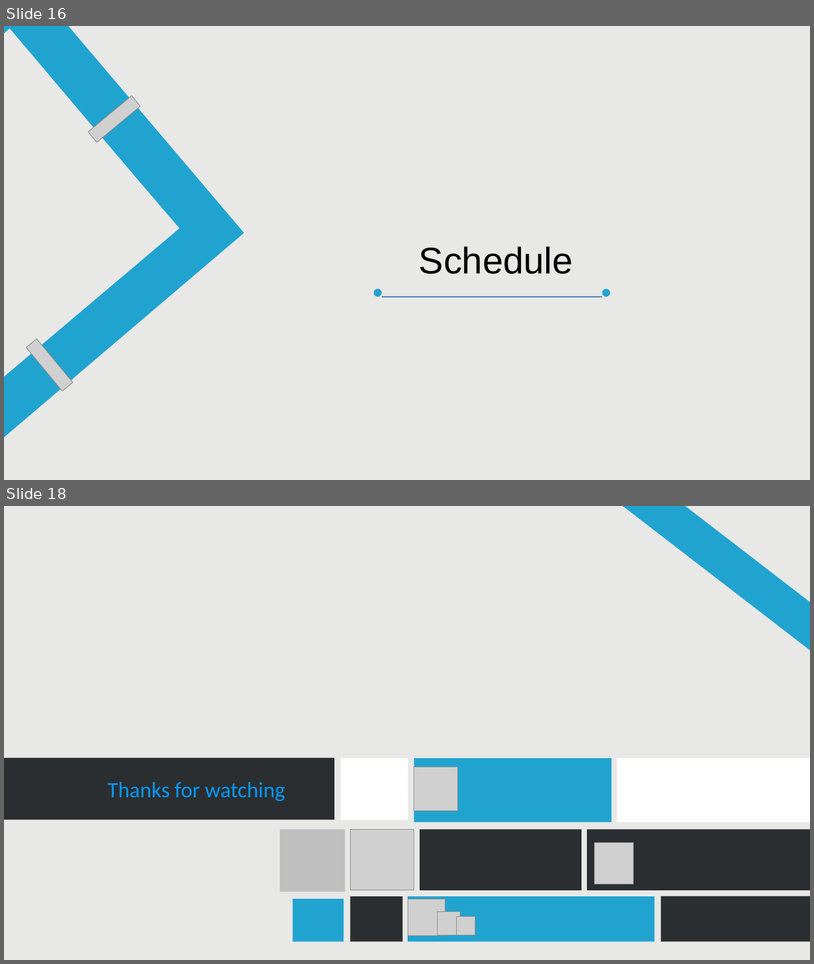
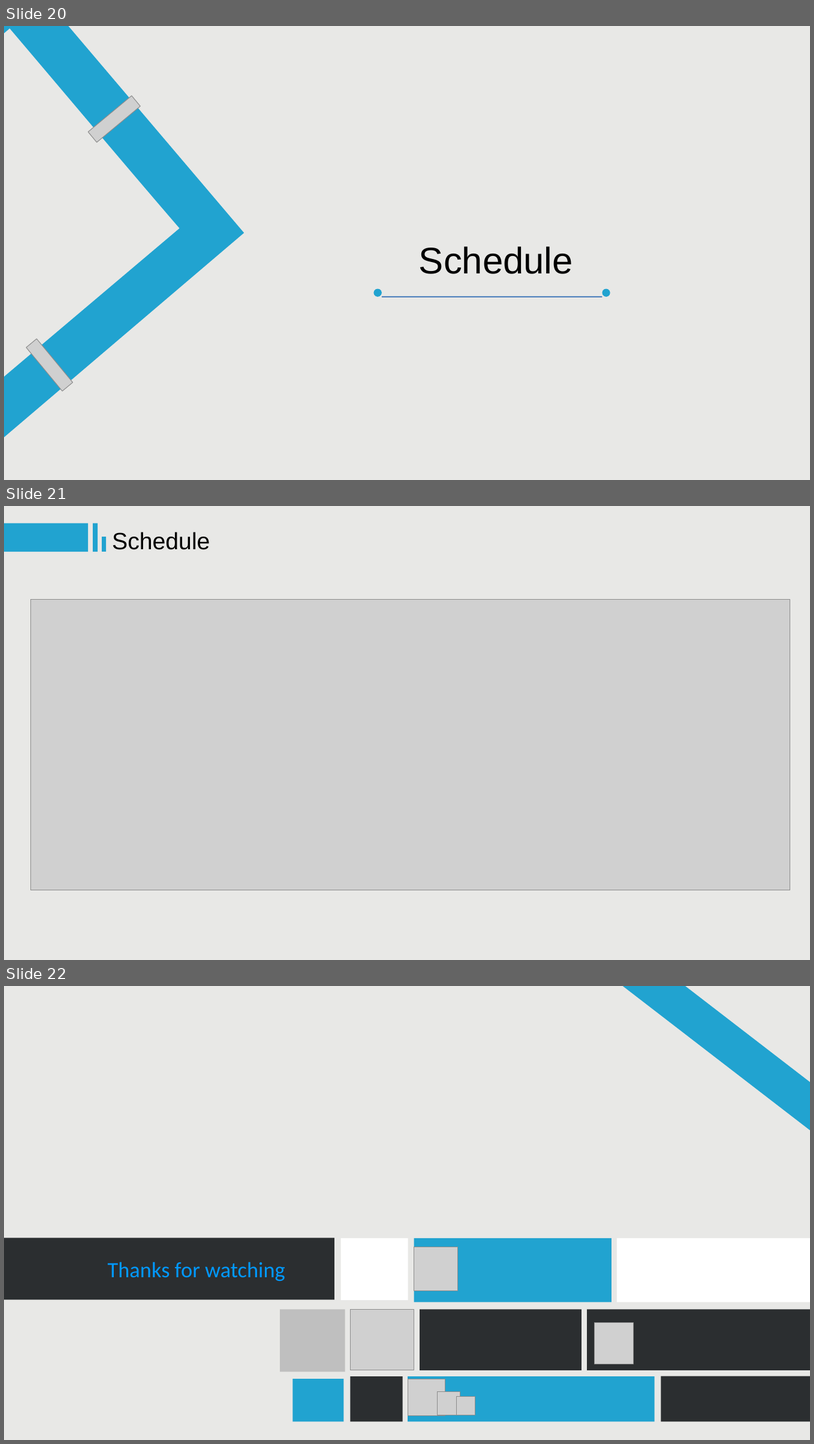
Before and after one commit to asps86101/107_SE_Team_6, a slide deck: 軟體工程期末報告第六組.pptx. Shown one above the other, each under a label of ours: slides 16 and 18 before the commit, slides 20, 21 and 22 after it; the slides between them are not shown. The pictures are 814x964 and 814x1444 pixels, drawn with LibreOffice and Linux fonts; fonts in the diff are those of the drawing; grey boxes stand for pictures. Boxes give left, top, right and bottom in pixels: in the first picture for what was removed or moved away, otherwise in the second. Text is boxed around its words. In the diff, an @@ line names an element or a change of style, - is before the commit and + after.

```diff
--- a/軟體工程期末報告第六組.pptx
+++ b/軟體工程期末報告第六組.pptx
@@ slide 21 added at (4,506,810,960), background #E8E8E6 @@
@@ rectangle added at (4,523,88,552), fill #21A3D0 @@
@@ rectangle added at (93,523,98,552), fill #21A3D0 @@
@@ rectangle added at (102,537,106,552), fill #21A3D0 @@
@@ text added at (112,532,210,550), 28 pt, text #000000 @@
+Schedule
@@ picture added at (31,600,791,890) @@
@@ what was slide 16 is now slide 20 @@
@@ what was slide 18 is now slide 22 @@
```
Also in this commit, not shown: 4 slides changed, 4 other slides added, 1 slide removed.
